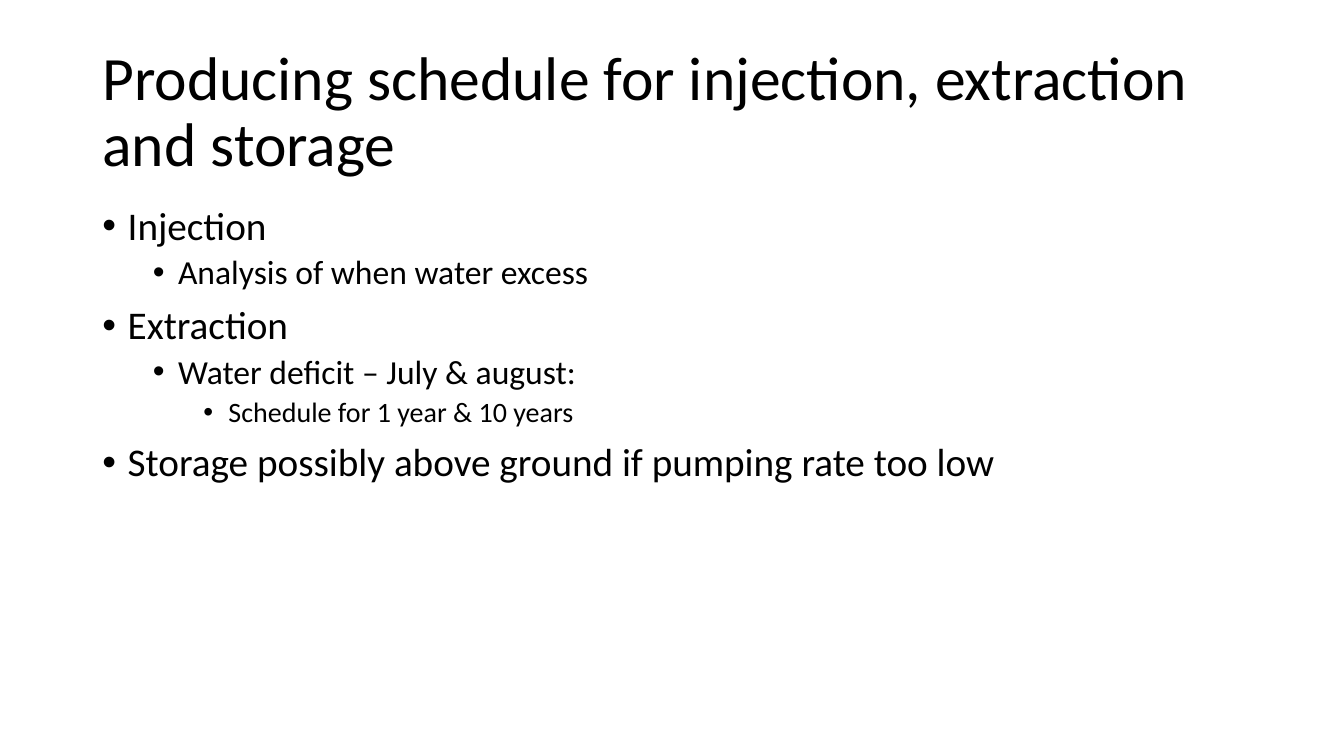
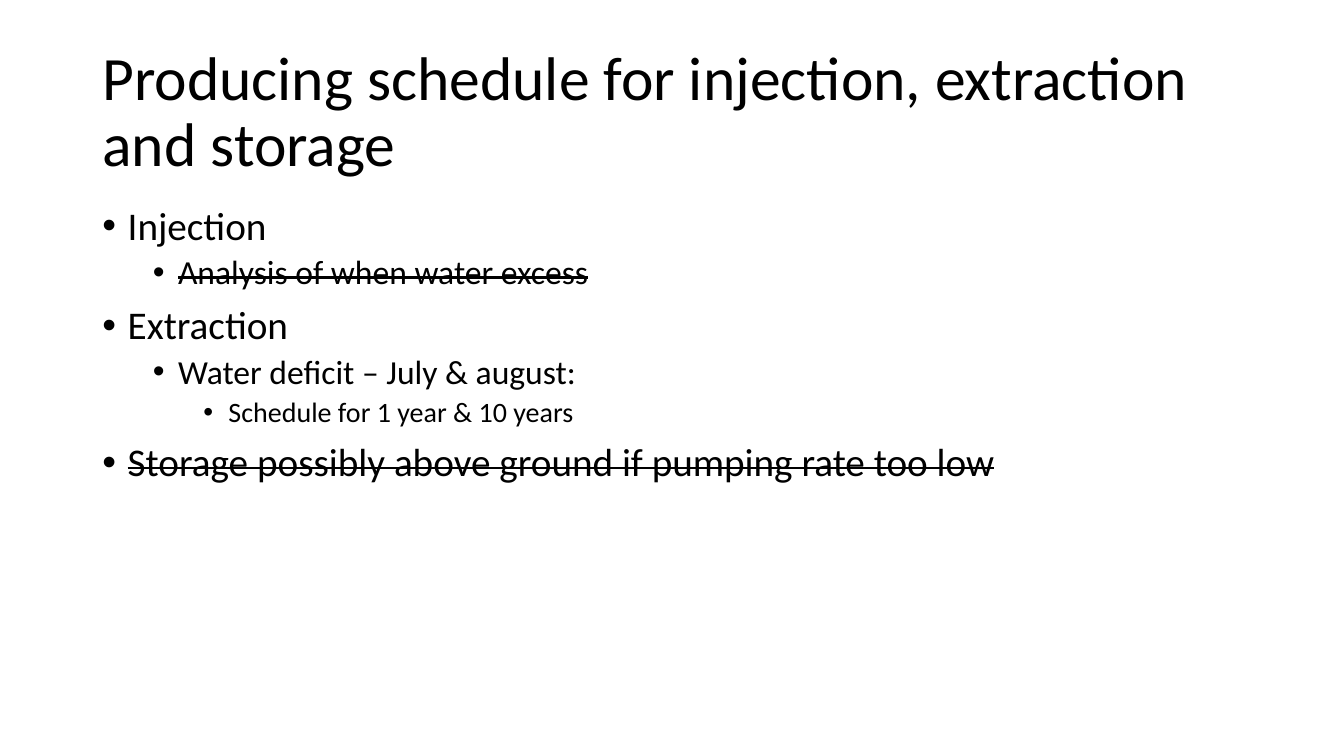
Before and after one commit to Daafip/design-ASR-CEGM2006, a slide deck: slide 6 of Workplan for project/schets situatie.pptx. Drawn at 1344x756 pixels with LibreOffice and Linux fonts; fonts in the diff are those of the drawing. Boxes give left, top, right and bottom in pixels: in the first picture for what was removed or moved away, otherwise in the second. Text is boxed around its words. In the diff, an @@ line names an element or a change of style, - is before the commit and + after.

```diff
--- a/Workplan for project/schets situatie.pptx
+++ b/Workplan for project/schets situatie.pptx
@@ text at [128, 260, 994, 483]: strikethrough on in "Analysis of when water excess", "Storage possibly above ground if pumping rate ..." @@
```
Also in this commit, not shown: 31 other files.
